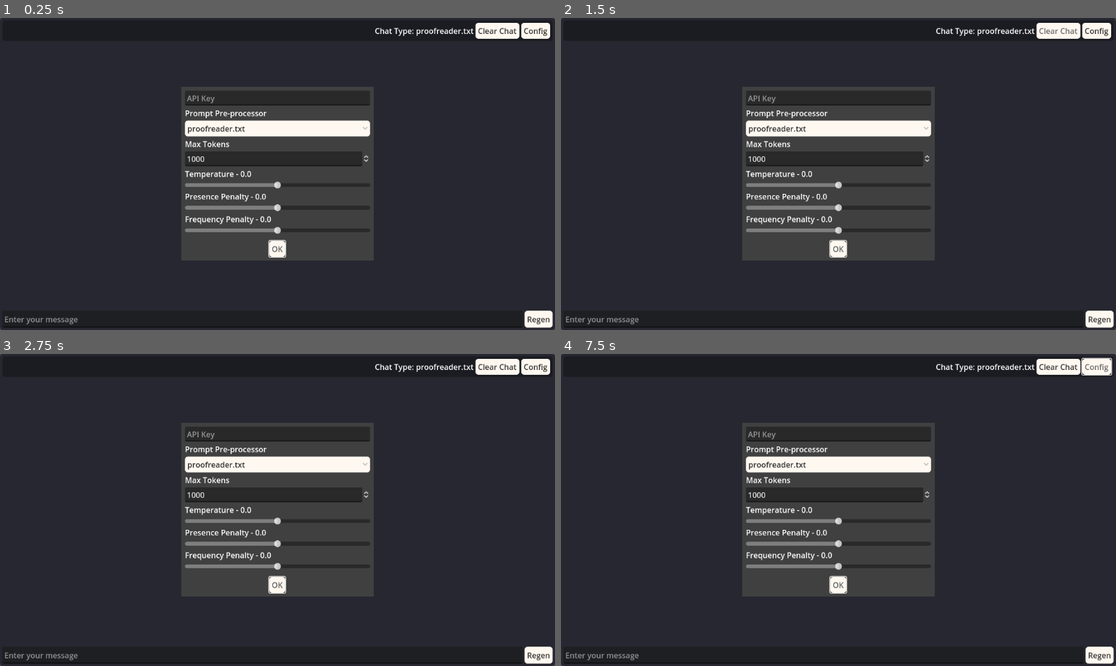
Above: before the commit, frames 1-4 (two rows, left to right).
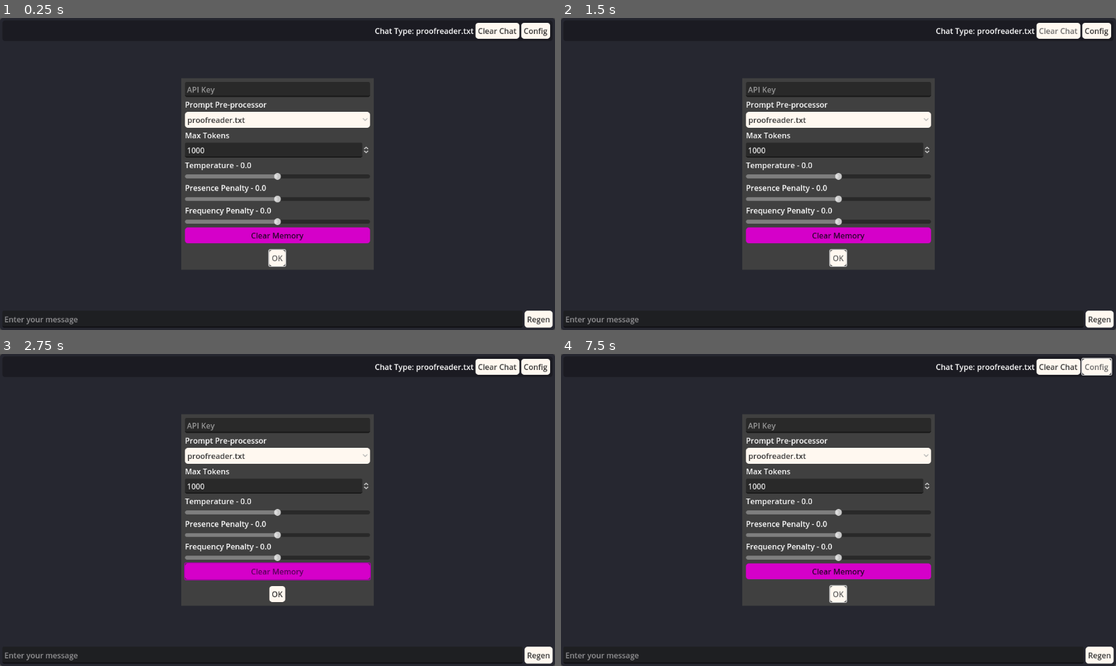
Above: after the commit, the same moments.

Repository: CDcruzCode/Quasai-GPT-Client
Game: Godot game, scene res://main_chat.tscn
Two runs of this game, one before a commit and one after it. Both use one fixed random seed, a clock stepped at 60 frames per second and the inputs below.
Inputs (mouse positions are in pixels of both pictures, inside the frame that each line leads up to):
- Up to frame 1 (0.25 s): no input
- Up to frame 2 (1.5 s): click (821, 320) at 0.52 s; type "Alex" at 0.6 s; click "Clear Chat" at 1.25 s
- Up to frame 3 (2.75 s): click (277, 572) at 2 s, where only the run after the commit has a clickable "Clear Memory"
- Up to frame 4 (7.5 s): click "OK" at 2.75 s; click "Regen" at 3.5 s; click "Clear Chat" at 4.25 s; click "Regen" at 5 s; click "Clear Chat" at 5.75 s; click "Regen" at 6.5 s; click "Config" at 7.25 s

The runs differ from the first frame. In frame 1, 7.4% of the frame differs, in the area x 32-68%, y 19-81%; in frame 2, 7.4%; in frame 3, 7.6%; in frame 4, 7.4%.

Commit message:
Add files via upload

Diff:
--- a/main_chat.tscn
+++ b/main_chat.tscn
@@ -33,7 +33,7 @@
 layout_mode = 2
 horizontal_alignment = 2
 
-[node name="clear" type="Button" parent="vbox/PanelContainer/hbox2"]
+[node name="clear_chat" type="Button" parent="vbox/PanelContainer/hbox2"]
 layout_mode = 2
 text = "Clear Chat"
 
@@ -73,7 +73,7 @@
 text = "Regen"
 
 [node name="config_popup" type="AcceptDialog" parent="."]
-size = Vector2i(400, 361)
+size = Vector2i(400, 398)
 visible = true
 borderless = true
 
@@ -81,7 +81,7 @@
 offset_left = 8.0
 offset_top = 8.0
 offset_right = 392.0
-offset_bottom = 310.0
+offset_bottom = 347.0
 
 [node name="api_key" type="LineEdit" parent="config_popup/vbox"]
 layout_mode = 2
@@ -138,3 +138,8 @@
 min_value = -2.0
 max_value = 2.0
 step = 0.05
+
+[node name="clear_memory" type="Button" parent="config_popup/vbox"]
+self_modulate = Color(0.835294, 0, 0.839216, 1)
+layout_mode = 2
+text = "Clear Memory"
--- a/scripts/chat.gd
+++ b/scripts/chat.gd
@@ -7,6 +7,7 @@
 @onready var loading = $vbox/hbox/loading
 @onready var chat_scroll:ScrollContainer = $vbox/scon
 @onready var chat_label = $vbox/PanelContainer/hbox2/chat_label
+@onready var clear_chat_button = $vbox/PanelContainer/hbox2/clear_chat
 
 @onready var config_popup = $config_popup
 @onready var config_button = $vbox/PanelContainer/hbox2/config
@@ -43,13 +44,14 @@
 
 	config_button.pressed.connect(func(): config_popup.popup_centered())
 	config_popup.confirmed.connect(save_config)
+	clear_chat_button.pressed.connect(clear_chat)
 
 	prompt_types = list_folders_in_directory("res://scripts/prompts/")
 
 	for p in prompt_types:
 		prompt_options.add_item(p)
 
-	prompt_options.item_selected.connect(func(_i): chat_label.text = "Chat Type: " + prompt_options.get_item_text(prompt_options.selected))
+	prompt_options.item_selected.connect(func(_i): clear_chat(); chat_label.text = "Chat Type: " + prompt_options.get_item_text(prompt_options.selected))
 	chat_label.text = "Chat Type: " + prompt_options.get_item_text(prompt_options.selected)
 
 
@@ -70,8 +72,9 @@
 func _on_openai_request_success(data):
 	print("Request succeeded:", data)
 	#print(data.choices[0].message.content)
-	var reply:String = data.choices[0].message.content.strip_edges()
+	var reply:String = data.choices[0].message.content
 	reply = reply.replace("&amp;", "&")
+	reply = remove_after_phrase(reply, "<USER>").strip_edges()
 
 
 	var new_msg:PanelContainer = message_box.instantiate()
@@ -179,6 +182,20 @@
 
 	await get_tree().process_frame
 	chat_scroll.scroll_vertical = chat_scroll.get_v_scroll_bar().max_value
+
+
+func clear_chat():
+	delete_all_children(chat_log)
+	chat_memory.clear()
+
+
+
+
+
+
+
+
+
 
 
 func load_file_as_string(path):
@@ -205,3 +222,15 @@
 				files.append(file)
 		dir.list_dir_end()
 	return files
+
+func delete_all_children(node):
+	for n in node.get_children():
+		n.queue_free()
+
+func remove_after_phrase(my_string:String, phrase:String):
+	var position = my_string.find(phrase);
+
+	if (position != -1):
+		return my_string.left(position);
+
+	return my_string
Not shown, added: scripts/prompts/dnd_master.txt
Not shown, added: scripts/prompts/karen_bot.txt
Not shown, added: scripts/prompts/none.txt
Not shown, added: scripts/prompts/roleplayer.txt
Not shown, changed: scripts/prompts/stacey_bot.txt
Not shown, changed: scripts/prompts/ted_bot.txt
